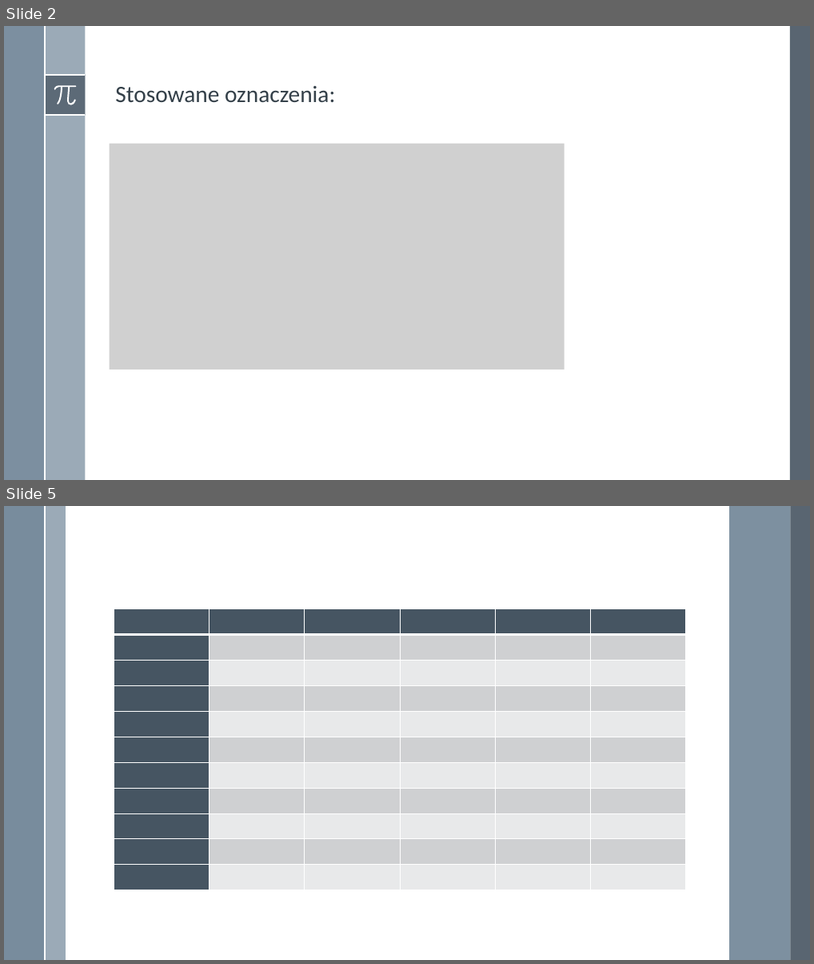
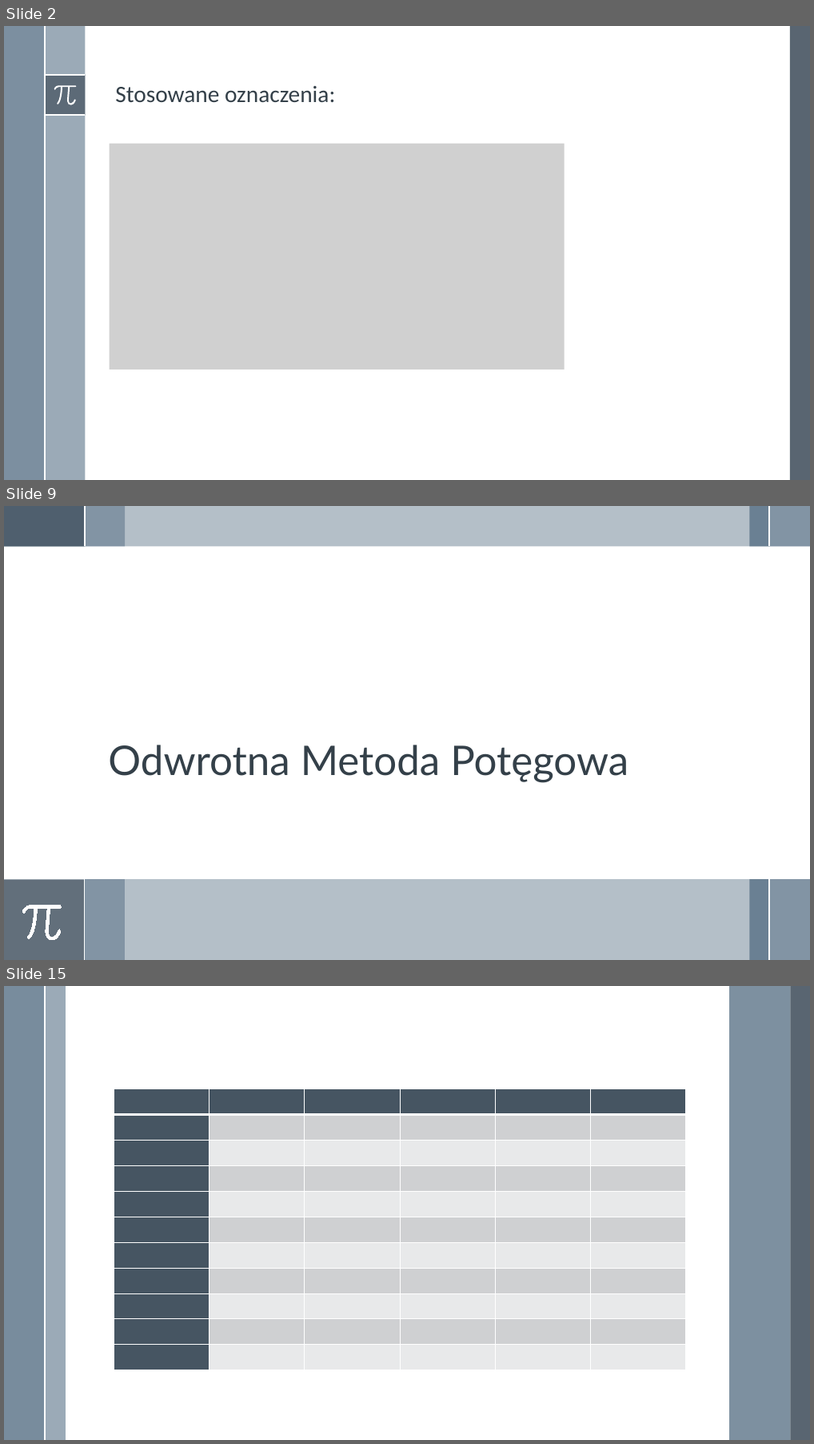
Before and after one commit to adamgracikowski/Numerical-Methods, a slide deck: Project2/Presentation/P2Z20_AGR.pptx. Shown one above the other, each under a label of ours: slides 2 and 5 before the commit, slides 2, 9 and 15 after it; the slides between them are not shown. The pictures are 814x964 and 814x1444 pixels, drawn with LibreOffice and Linux fonts; fonts in the diff are those of the drawing; grey boxes stand for pictures. Boxes give left, top, right and bottom in pixels: in the first picture for what was removed or moved away, otherwise in the second. Text is boxed around its words. In the diff, an @@ line names an element or a change of style, - is before the commit and + after.

```diff
--- a/Project2/Presentation/P2Z20_AGR.pptx
+++ b/Project2/Presentation/P2Z20_AGR.pptx
@@ slide 9 added at bbox=[4, 506, 810, 960], background #FFFFFF @@
@@ rectangle added at bbox=[4, 506, 85, 547], fill #6A8093 @@
@@ rectangle added at bbox=[4, 506, 810, 547], fill #6A8093 at 50% opacity @@
@@ rectangle added at bbox=[4, 506, 85, 547], fill #475562 at 75% opacity @@
@@ rectangle added at bbox=[85, 506, 125, 547], fill #9BAAB7 @@
@@ line added from (85, 506) to (85, 547), #FFFFFF 1.5 pt @@
@@ rectangle added at bbox=[750, 506, 770, 547], fill #6A8093 @@
@@ rectangle added at bbox=[770, 506, 810, 547], fill #9BAAB7 @@
@@ line added from (770, 506) to (770, 547), #FFFFFF 1.5 pt @@
@@ title added at bbox=[108, 744, 629, 783], 48.6 pt, text #35404A @@
+Odwrotna Metoda Potęgowa
@@ rectangle added at bbox=[4, 880, 810, 960], fill #6A8093 at 50% opacity @@
@@ rectangle added at bbox=[4, 880, 85, 960], fill #475562 at 75% opacity @@
@@ rectangle added at bbox=[85, 880, 125, 960], fill #9BAAB7 @@
@@ line added from (85, 880) to (85, 960), #FFFFFF 1.5 pt @@
@@ rectangle added at bbox=[750, 880, 770, 960], fill #6A8093 @@
@@ rectangle added at bbox=[770, 880, 810, 960], fill #9BAAB7 @@
@@ line added from (770, 880) to (770, 960), #FFFFFF 1.5 pt @@
@@ freeform shape added at bbox=[22, 905, 62, 940], fill #FFFFFF, outline #FFFFFF 0.75 pt @@
@@ what was slide 5 is now slide 15 @@
```
Also in this commit, not shown: 1 slide changed, 10 other slides added, 1 slide removed.
